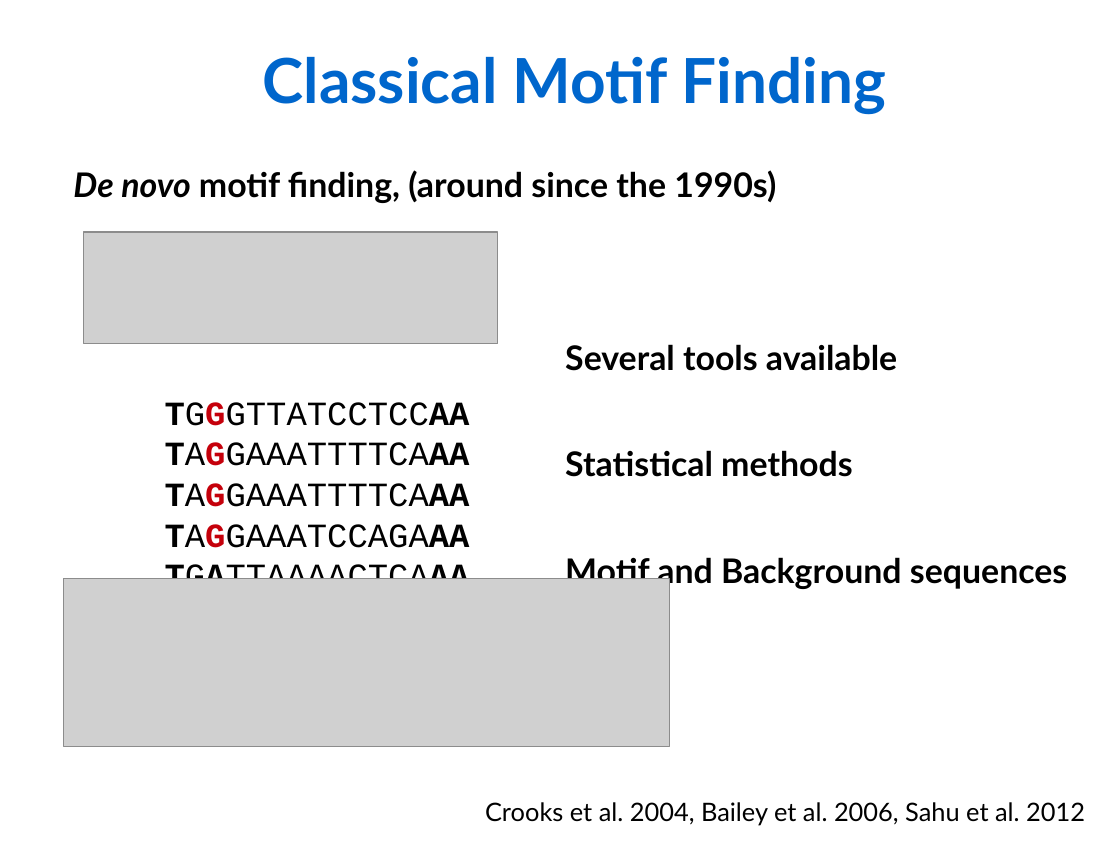
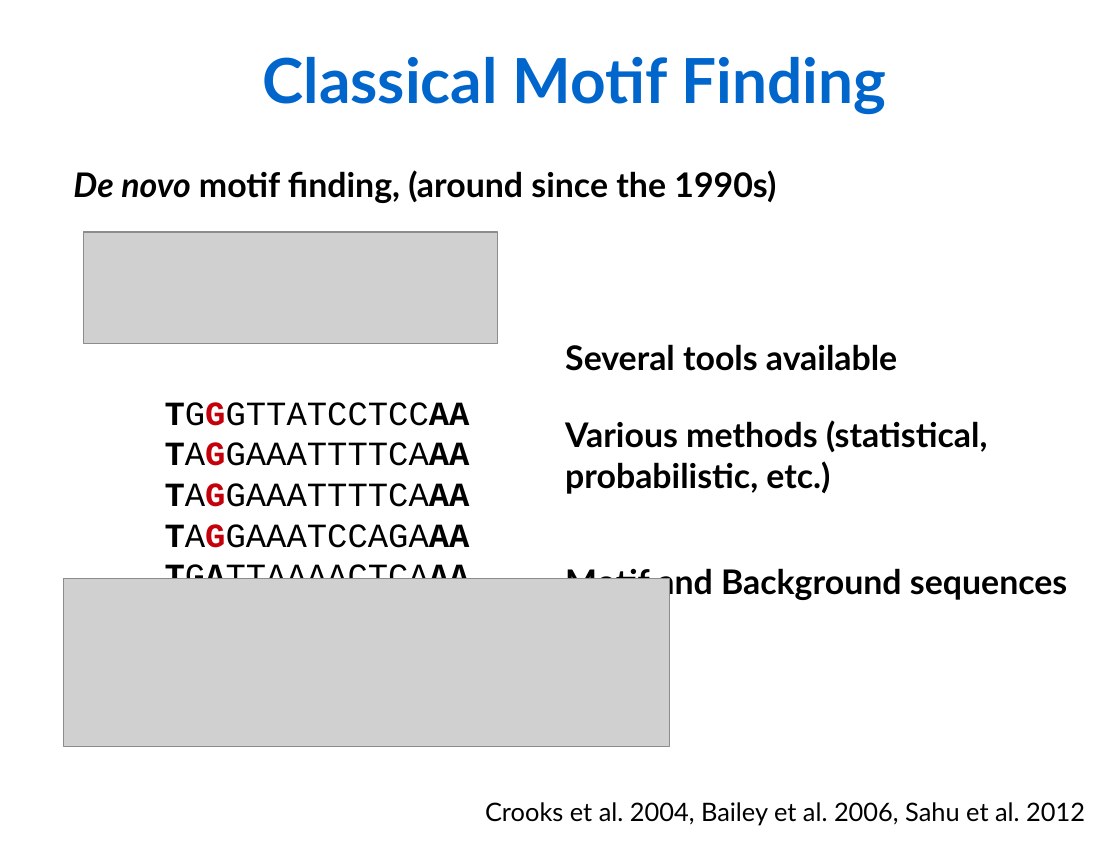
Before and after one commit to Rekyt/lynchlabpresentation2014, a slide deck: slide 6 of LabMeetingPresentation.odp. Drawn at 1120x841 pixels with LibreOffice and Linux fonts; fonts in the diff are those of the drawing; grey boxes stand for pictures. Boxes give left, top, right and bottom in pixels: in the first picture for what was removed or moved away, otherwise in the second. Text is boxed around its words. In the diff, an @@ line names an element or a change of style, - is before the commit and + after.

```diff
--- a/LabMeetingPresentation.odp
+++ b/LabMeetingPresentation.odp
@@ text at (565, 420, 987, 494): text changed @@
-Statistical methods
+Various methods (statistical, probabilistic, etc.)
```
Also in this commit, not shown: 4 other slides changed, 2 slides added, 2 slides removed.
